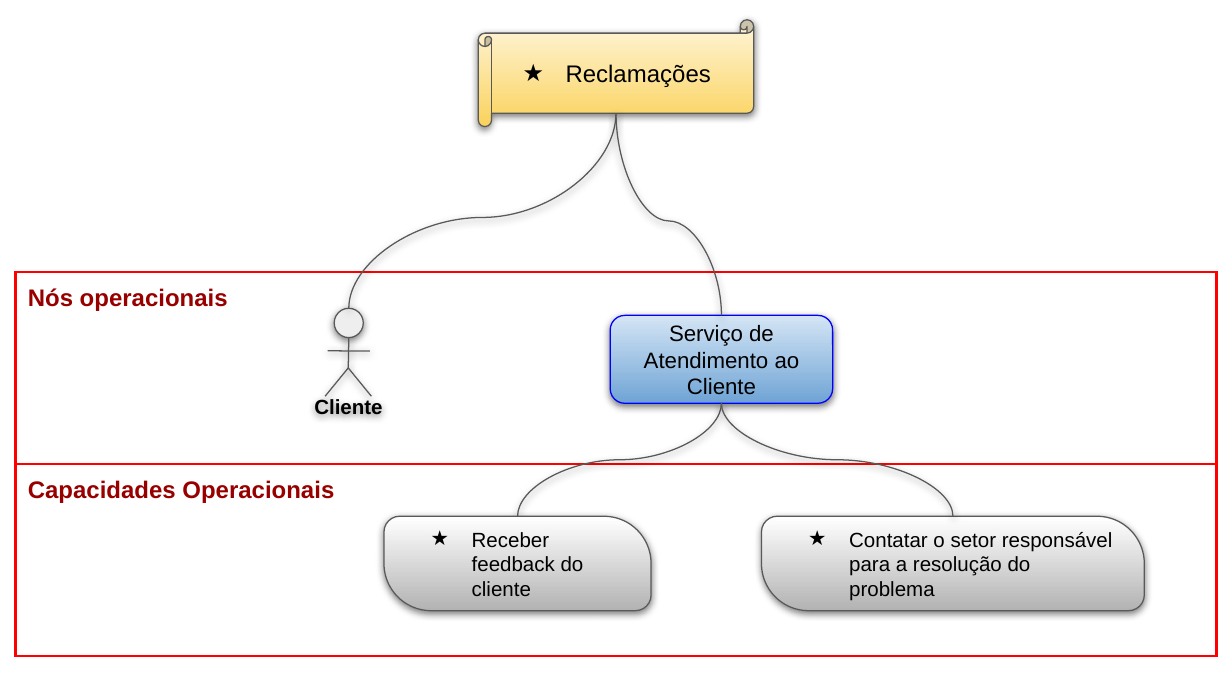
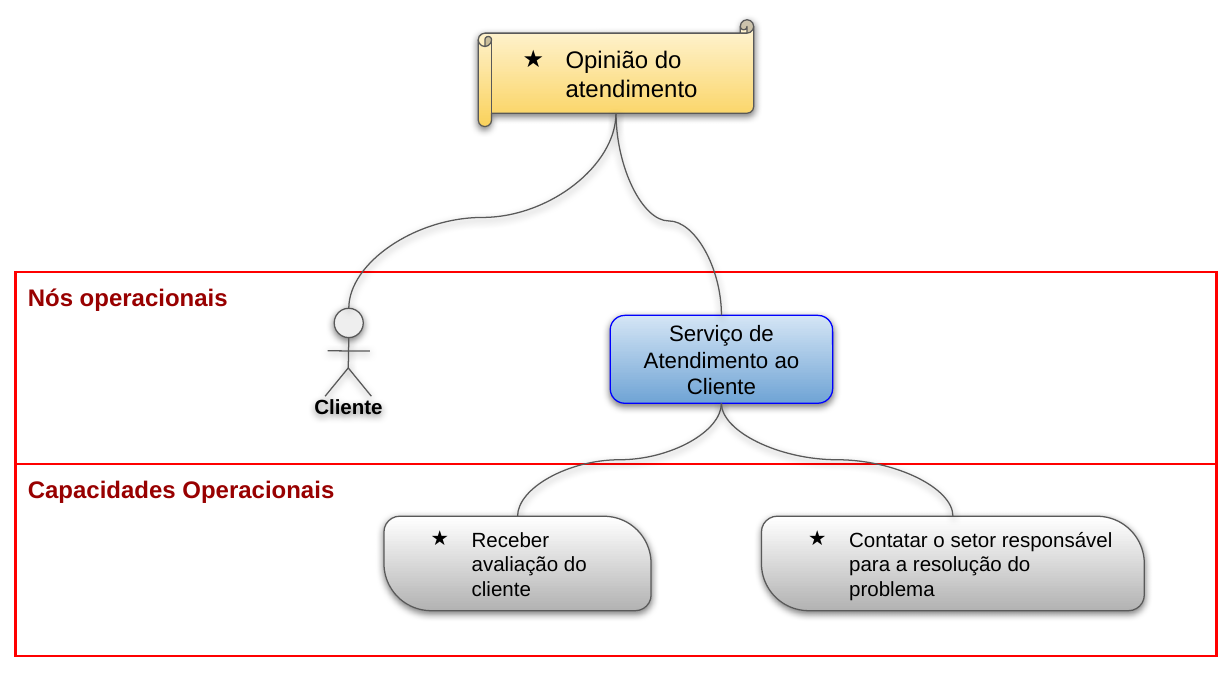
Before and after one commit to Andre-Narciso/ES-AC01, a slide deck: slide 6 of 15. Arquitetura de Negócio para cada Cenário.pptx (slide 5 before the commit). Drawn at 1232x693 pixels with LibreOffice and Linux fonts; fonts in the diff are those of the drawing. Boxes give left, top, right and bottom in pixels: in the first picture for what was removed or moved away, otherwise in the second. Text is boxed around its words. In the diff, an @@ line names an element or a change of style, - is before the commit and + after.

```diff
--- a/15. Arquitetura de Negócio para cada Cenário.pptx
+++ b/15. Arquitetura de Negócio para cada Cenário.pptx
@@ text in horizontal scroll at <box>566,50,698,98</box>: text changed @@
-★ Reclamações
+★ Opinião do atendimento
@@ text in round diag rect at <box>472,532,587,596</box>: text changed @@
-★ Receber feedback do cliente
+★ Receber avaliação do cliente
```
Also in this commit, not shown: 4 other slides changed, 1 slide added, 5 other files.
